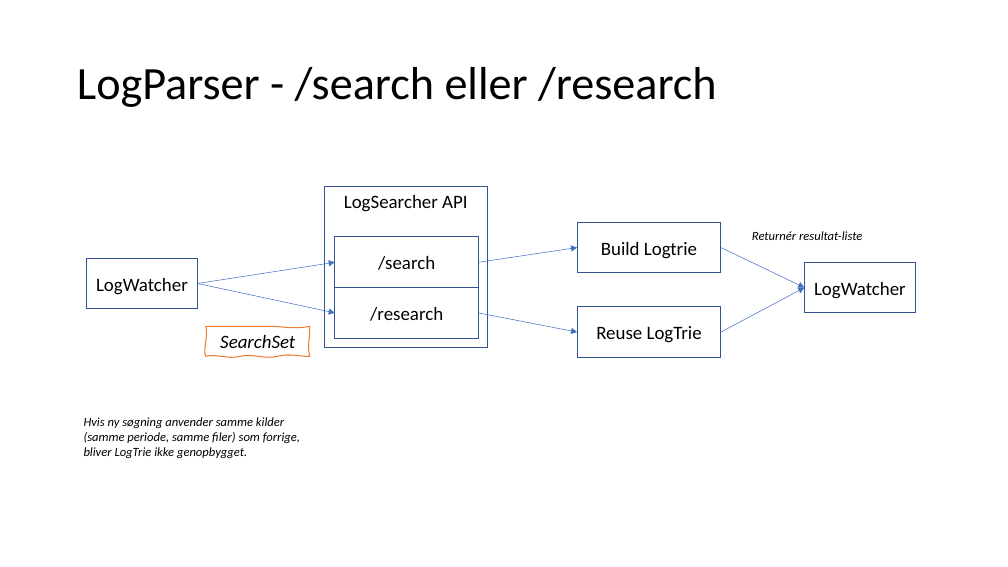
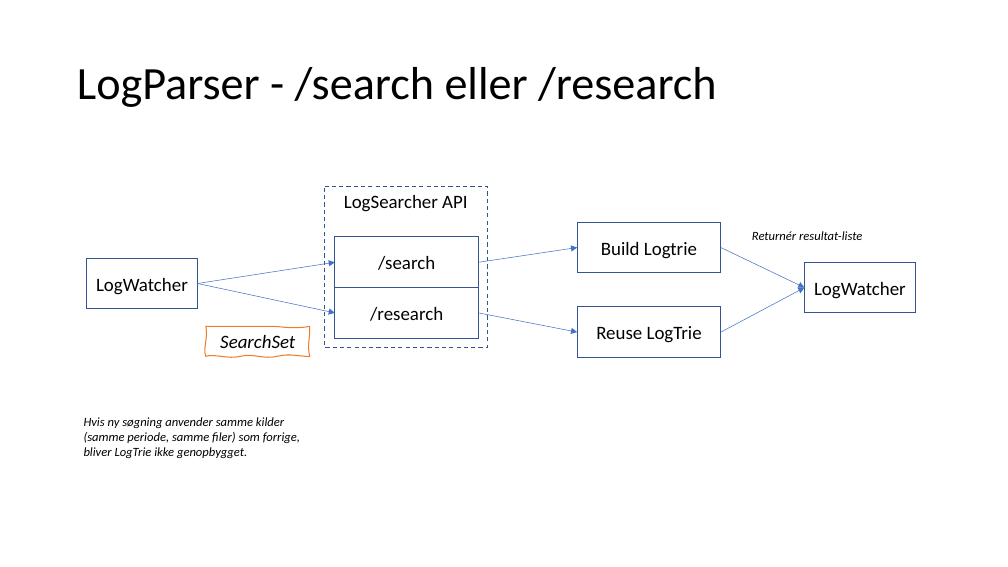
Before and after one commit to FaderVader/CPH_Afgangsprojekt_2022, a slide deck: slide 15 of LogSearcher.pptx (slide 16 before the commit). Drawn at 1008x567 pixels with LibreOffice and Linux fonts; fonts in the diff are those of the drawing. Boxes give left, top, right and bottom in pixels: in the first picture for what was removed or moved away, otherwise in the second. Text is boxed around its words. In the diff, an @@ line names an element or a change of style, - is before the commit and + after.

```diff
--- a/LogSearcher.pptx
+++ b/LogSearcher.pptx
@@ rectangle "LogSearcher API" at [324, 186, 487, 347]: outline #325491 1 pt to #325491 1 pt dashed @@
```
Also in this commit, not shown: 5 other slides changed, 2 slides added, 1 slide removed.
